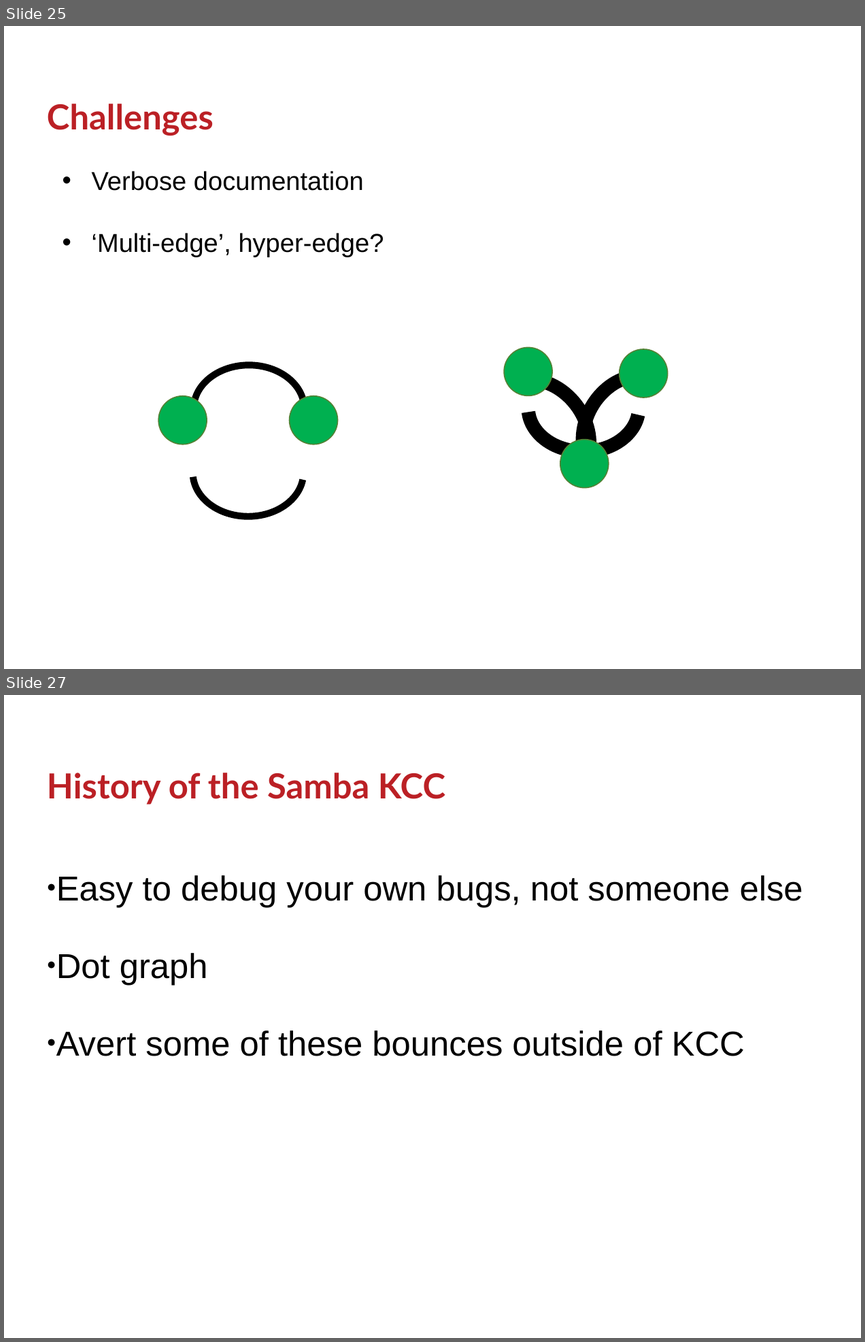
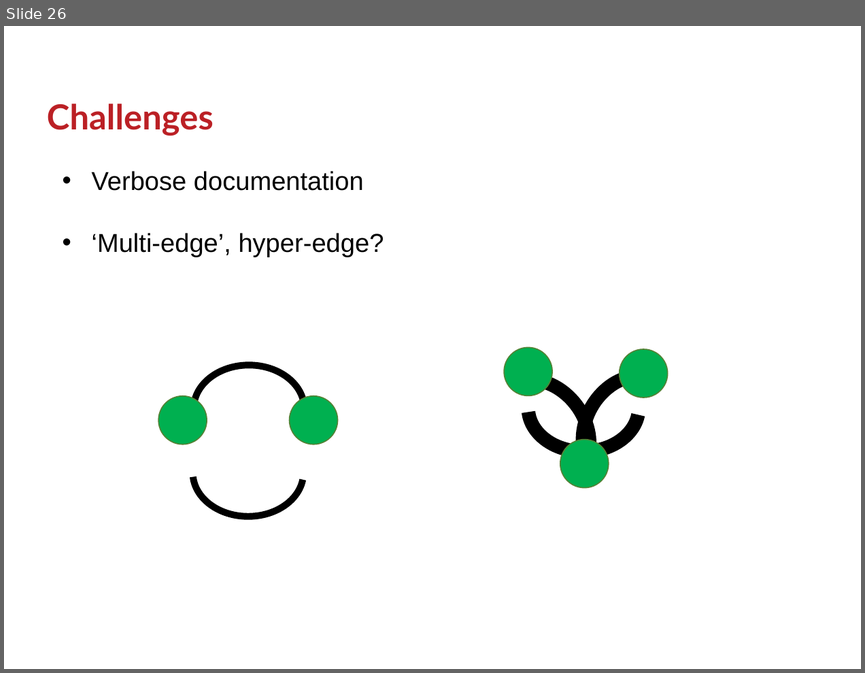
Before and after one commit to GSam/Slides, a slide deck: Samba KCC.pptx. Shown one above the other, each under a label of ours: slides 25 and 27 before the commit, slide 26 after it; the slides between them are not shown. The pictures are 865x1342 and 865x673 pixels, drawn with LibreOffice and Linux fonts; fonts in the diff are those of the drawing; background and template pictures are left out. Boxes give left, top, right and bottom in pixels: in the first picture for what was removed or moved away, otherwise in the second. Text is boxed around its words. In the diff, an @@ line names an element or a change of style, - is before the commit and + after.

```diff
--- a/Samba KCC.pptx
+++ b/Samba KCC.pptx
@@ slide 27 removed at (4,695,861,1338), background #FFFFFF @@
@@ title removed at (47,773,445,804) @@
-History of the Samba KCC
@@ text removed at (56,875,803,1056) @@
-● Easy to debug your own bugs, not someone else
-● Dot graph
-● Avert some of these bounces outside of KCC
@@ what was slide 25 is now slide 26 @@
```
Also in this commit, not shown: 4 slides changed, 4 slides added, 1 other slide removed, 1 other file.
